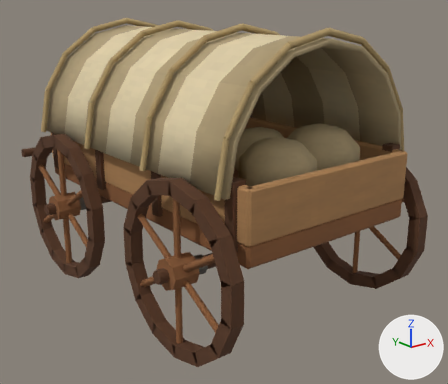
Renders of the glTF model assets/models/custom/accampamento/carro_coperto.glb from each side of a commit.
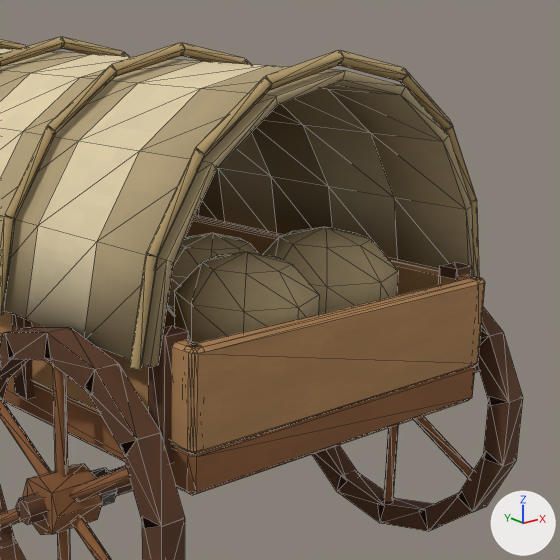
Old and new are each drawn whole from a 50 mm lens placed at (-2.18, -2.88, 1.7), pointed at (0.25, 0.16, 0.48) and again close up on the part from 32% to 100% of the width and 0% to 79% of the height. Lighting does not change. The marker at lower right points along +X, +Y and +Z. The older version's two pictures come first. The close-ups show mesh edges as thin lines. Vertices at exactly the same position are counted once.

Objects in the first close-up: 'SM_carro_coperto'.
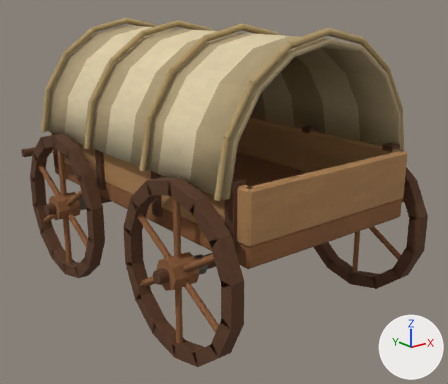
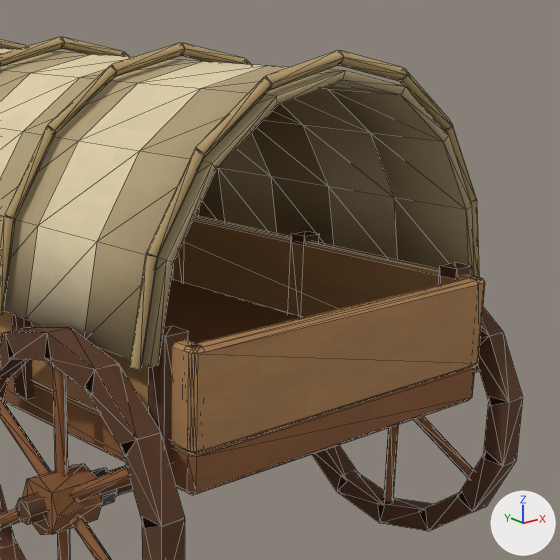
Changed parts and their boxes [x1, y1, x2, y2] in the close-ups (560 x 560 px):
part 1 of me_sm_carro_coperto, deleted (brown)
    before: [263, 227, 398, 314]
part 2 of me_sm_carro_coperto, deleted (brown)
    before: [174, 252, 319, 343]
part 3 of me_sm_carro_coperto, deleted (brown)
    before: [167, 233, 259, 316]

Diff of the bpy script that builds the scene:
```diff
--- a/assets/models/custom/accampamento/carro_coperto.glb.py
+++ b/assets/models/custom/accampamento/carro_coperto.glb.py
@@ me_sm_carro_coperto @@
 # used by ob_sm_carro_coperto; location = (0.0, 0.0, 0.0)
-me_sm_carro_coperto.from_pydata(...)  # 1488 vertices, 2496 faces; spans x -0.78..0.8, y -1.06..2.0, z 0.0..1.57
+me_sm_carro_coperto.from_pydata(...)  # 1386 vertices, 2304 faces; spans x -0.78..0.8, y -1.06..2.0, z 0.0..1.57
+# me_sm_carro_coperto part 1: the loose piece of 34 vertices spanning x -0.01..0.41, y -0.91..-0.49, z 0.72..1.08 is deleted
+# me_sm_carro_coperto part 2: the loose piece of 34 vertices spanning x -0.34..0.04, y -0.94..-0.56, z 0.74..1.06 is deleted
+# me_sm_carro_coperto part 3: the loose piece of 34 vertices spanning x -0.17..0.17, y -0.62..-0.28, z 0.76..1.04 is deleted
 me_sm_carro_coperto.materials.append(mat_m_odyssey_palette)
```
